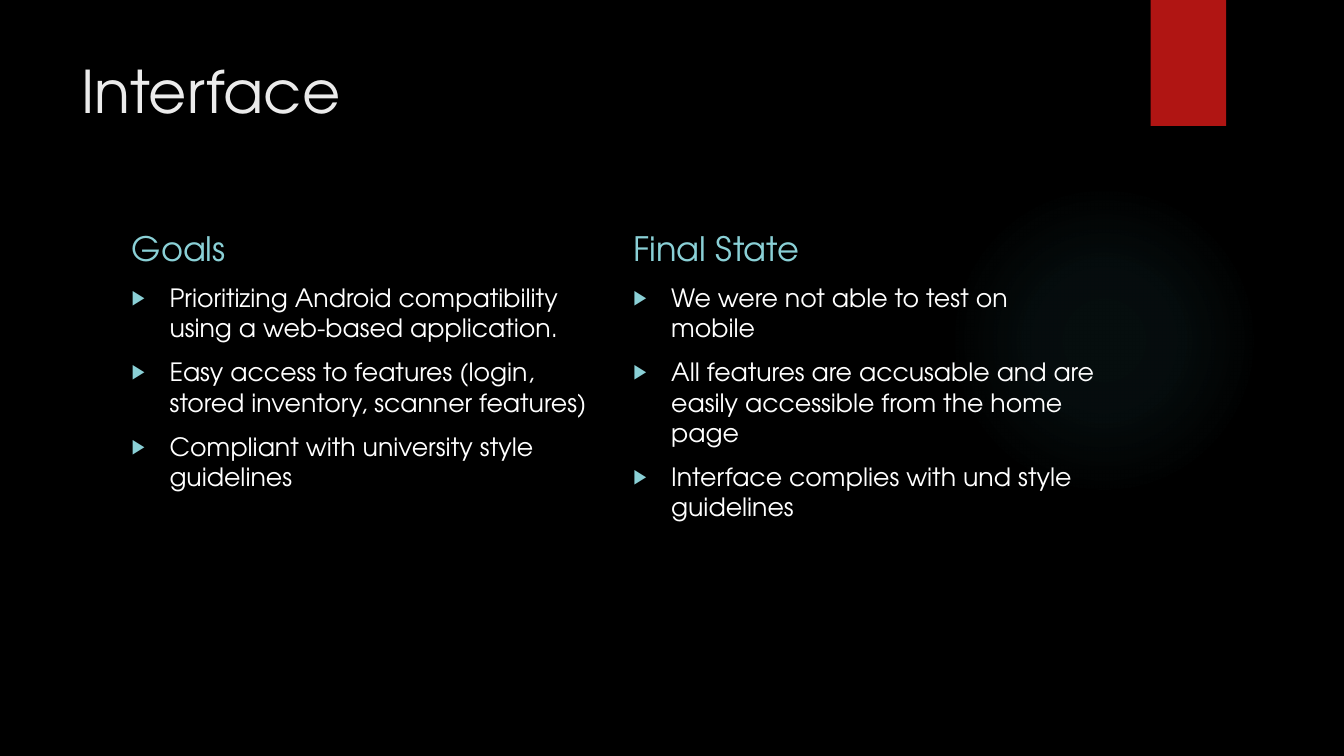
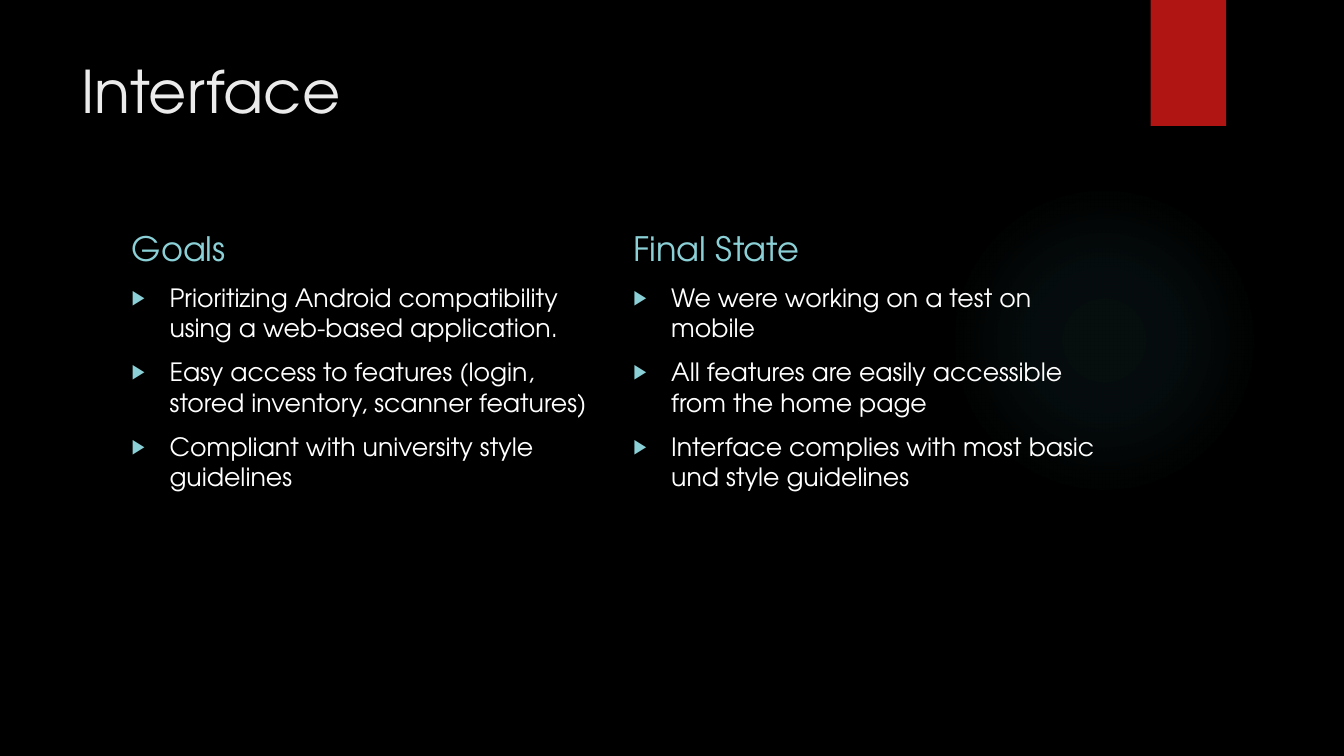
Before and after one commit to frozenNodak/InventoryManagement491, a slide deck: slide 3 of Inventory Management System final code review.pptx. Drawn at 1344x756 pixels with LibreOffice and Linux fonts; fonts in the diff are those of the drawing; background and template pictures are left out. Boxes give left, top, right and bottom in pixels: in the first picture for what was removed or moved away, otherwise in the second. Text is boxed around its words. In the diff, an @@ line names an element or a change of style, - is before the commit and + after.

Commit message:
changed some stuff in powerpoint

```diff
--- a/Inventory Management System final code review.pptx
+++ b/Inventory Management System final code review.pptx
@@ text at [671,288,1094,492]: text changed @@
-▶ We were not able to test on mobile
-▶ All features are accusable and are easily accessible from the home page
-▶ Interface complies with und style guidelines
+▶ We were working on a test on mobile
+▶ All features are easily accessible from the home page
+▶ Interface complies with most basic und style guidelines
```
Also in this commit, not shown: 3 other slides changed.
